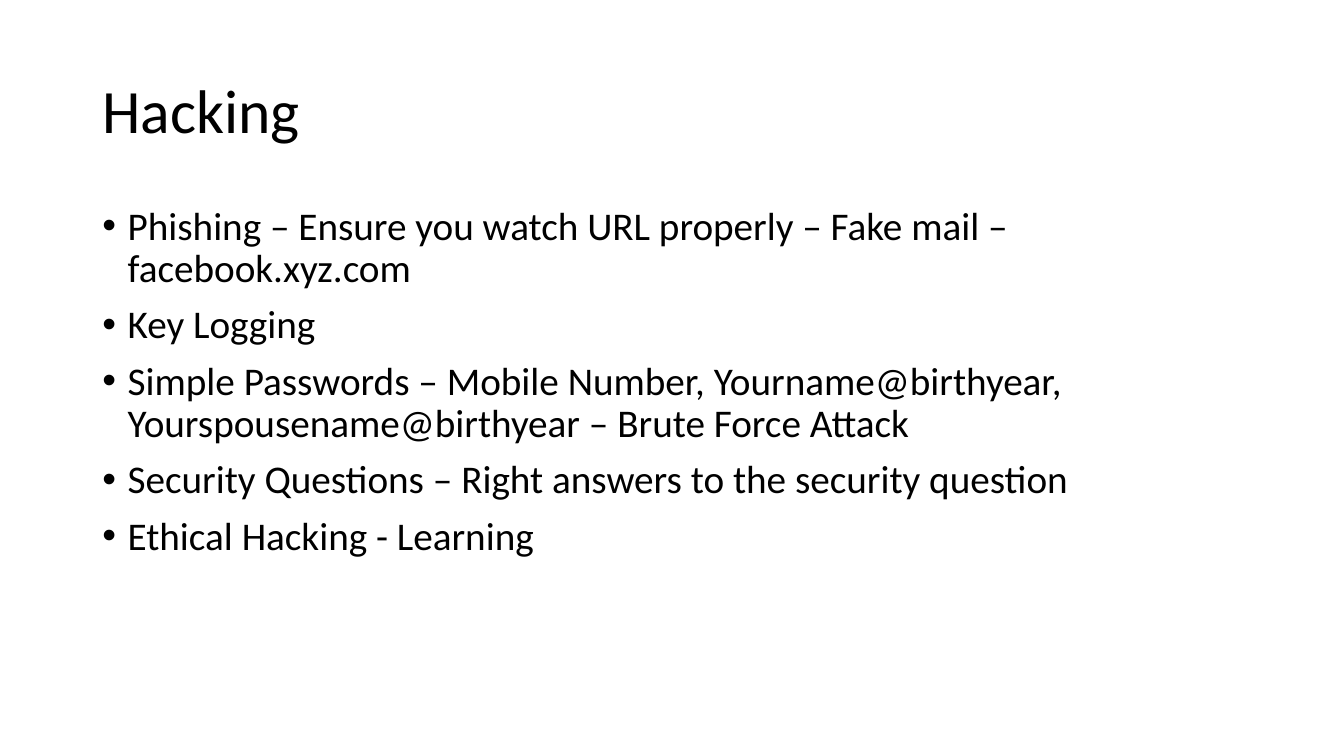
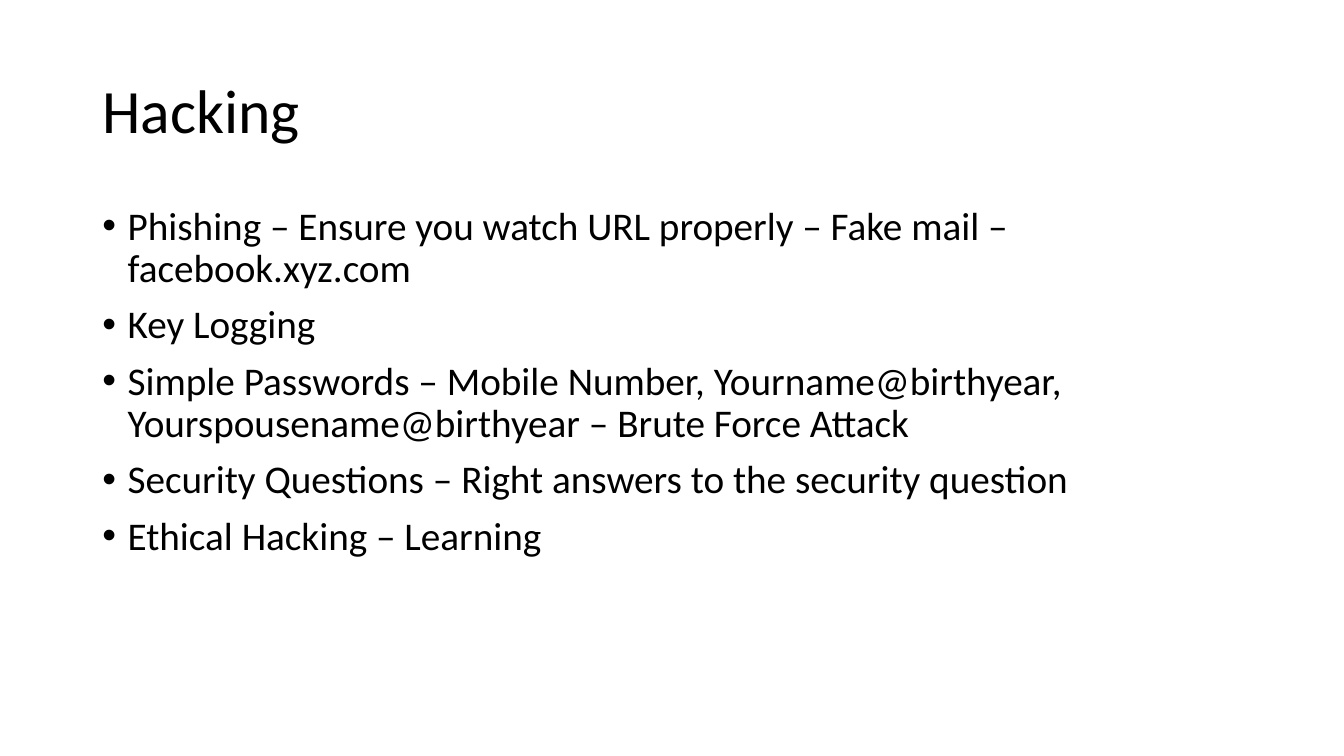
Before and after one commit to mgovind83/15July-AZ305, a slide deck: slide 29 of Business Continuity and Resiliency.pptx. Drawn at 1344x756 pixels with LibreOffice and Linux fonts; fonts in the diff are those of the drawing. Boxes give left, top, right and bottom in pixels: in the first picture for what was removed or moved away, otherwise in the second. Text is boxed around its words. In the diff, an @@ line names an element or a change of style, - is before the commit and + after.

Commit message:
Day 2 and Day 4

```diff
--- a/Business Continuity and Resiliency.pptx
+++ b/Business Continuity and Resiliency.pptx
@@ text at (x1=128, y1=522, x2=541, y2=557): text changed @@
-• Ethical Hacking - Learning
+• Ethical Hacking – Learning
```
